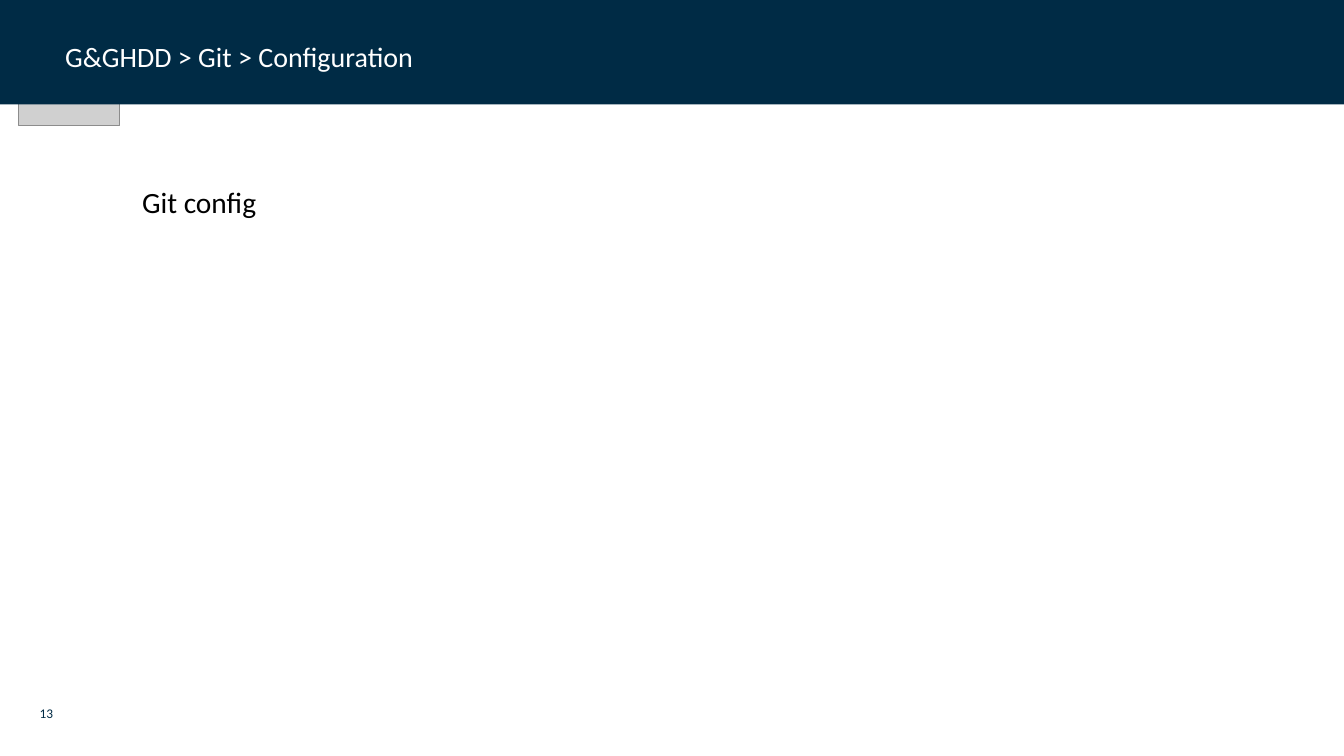
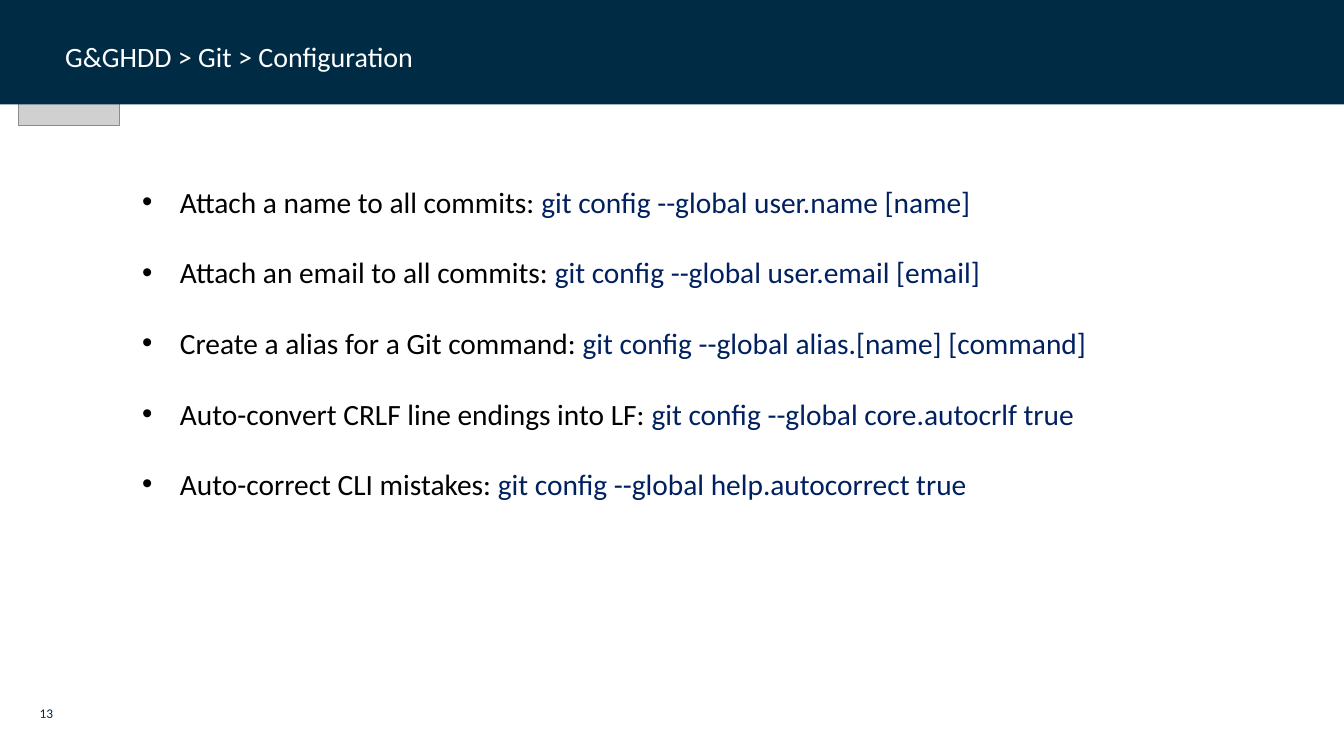
Before and after one commit to dfds/dojo, a slide deck: slide 13 of workshops/git-github-deep-dive/git_github_deep_dive.pptx. Drawn at 1344x756 pixels with LibreOffice and Linux fonts; fonts in the diff are those of the drawing; grey boxes stand for pictures; background and template pictures are left out. Boxes give left, top, right and bottom in pixels: in the first picture for what was removed or moved away, otherwise in the second. Text is boxed around its words. In the diff, an @@ line names an element or a change of style, - is before the commit and + after.

```diff
--- a/workshops/git-github-deep-dive/git_github_deep_dive.pptx
+++ b/workshops/git-github-deep-dive/git_github_deep_dive.pptx
@@ text at [180, 191, 1086, 500]: text changed; text colour #000000 to #002060 @@
-Git config
+• Attach a name to all commits: git config --global user.name [name]
+• Attach an email to all commits: git config --global user.email [email]
+• Create a alias for a Git command: git config --global alias.[name] [command]
+• Auto-convert CRLF line endings into LF: git config --global core.autocrlf true
+• Auto-correct CLI mistakes: git config --global help.autocorrect true
```
Also in this commit, not shown: 7 other slides changed.
